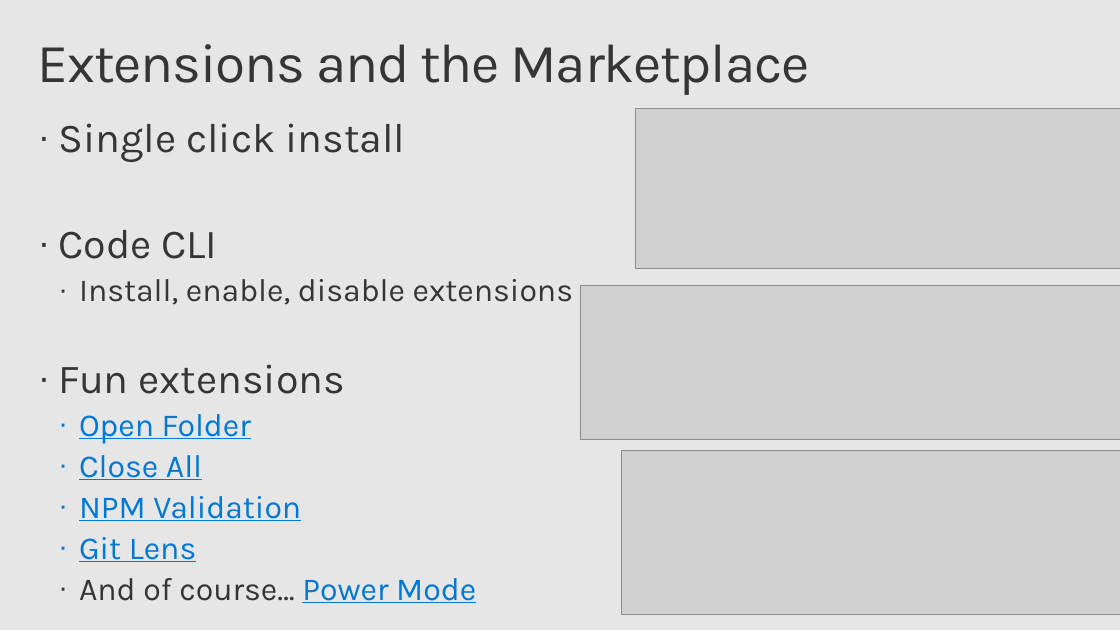
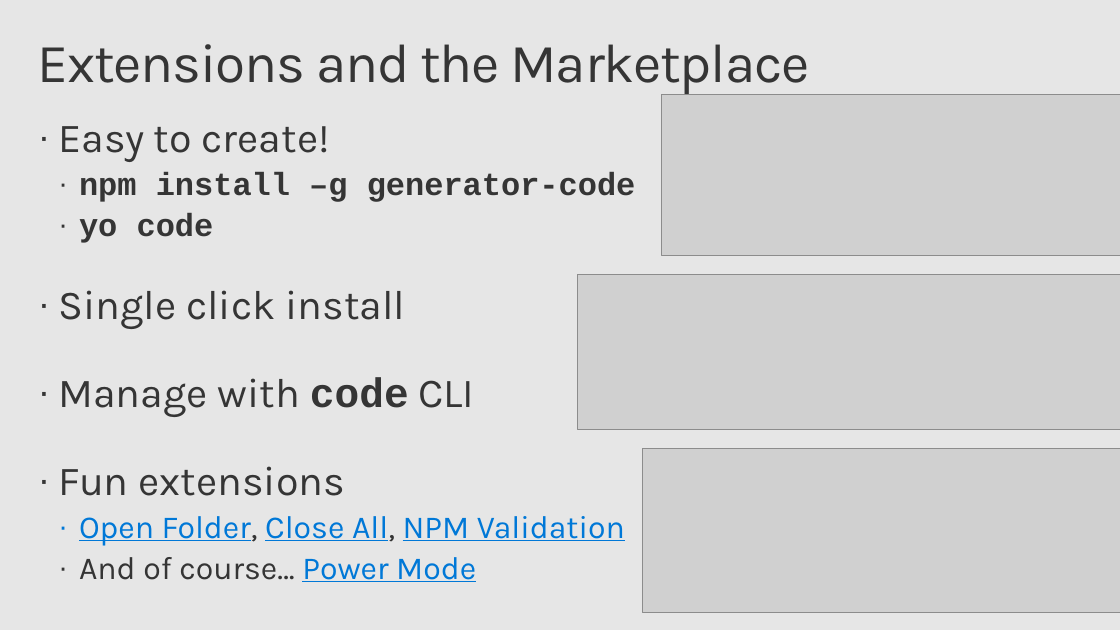
Before and after one commit to chrisdias/ignite2017, a slide deck: slide 13 of THR3028R.chrisdias.vscodetipstricks.pptx. Drawn at 1120x630 pixels with LibreOffice and Linux fonts; fonts in the diff are those of the drawing; grey boxes stand for pictures; background and template pictures are left out. Boxes give left, top, right and bottom in pixels: in the first picture for what was removed or moved away, otherwise in the second. Text is boxed around its words. In the diff, an @@ line names an element or a change of style, - is before the commit and + after.

```diff
--- a/THR3028R.chrisdias.vscodetipstricks.pptx
+++ b/THR3028R.chrisdias.vscodetipstricks.pptx
@@ picture: place and size @@
-picture at [636,108,1120,268]
+picture at [661,95,1120,255]
@@ text at [58,126,636,243]: paragraphs added @@
+· Easy to create!
+  · npm install –g generator-code
+  · yo code
@@ picture: place and size @@
-picture at [580,285,1120,440]
+picture at [577,274,1120,429]
@@ text at [58,377,474,417]: text changed; size 28 to 36 pt @@
-· Code CLI
-  · Install, enable, disable extensions
+· Manage with code CLI
@@ picture: place and size @@
-picture at [622,450,1120,614]
+picture at [642,448,1120,612]
@@ text at [79,516,625,546]: text changed @@
-  · Open Folder
-  · Close All
-  · NPM Validation
-  · Git Lens
+  · Open Folder, Close All, NPM Validation
```
Also in this commit, not shown: 9 other slides changed, 2 other files.
